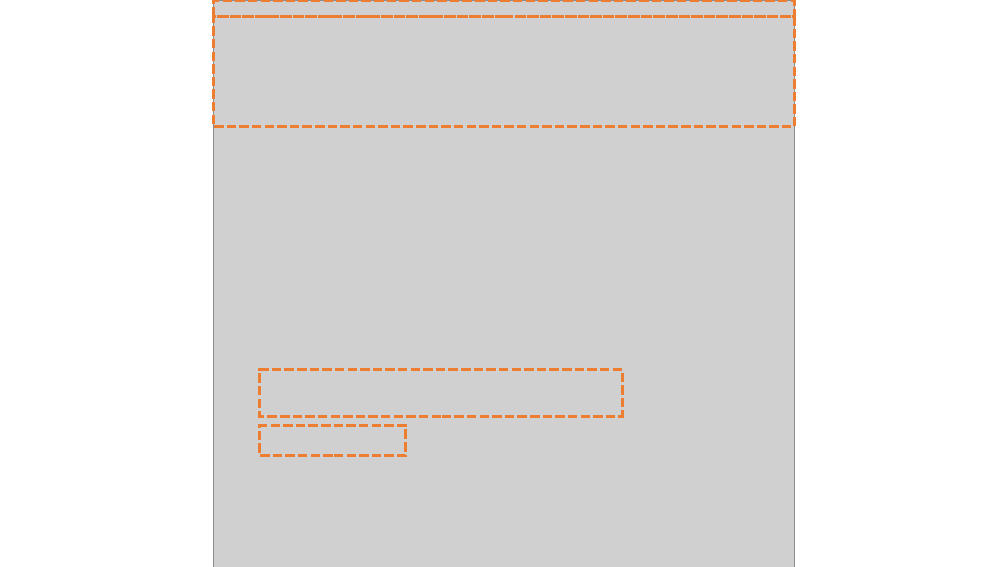
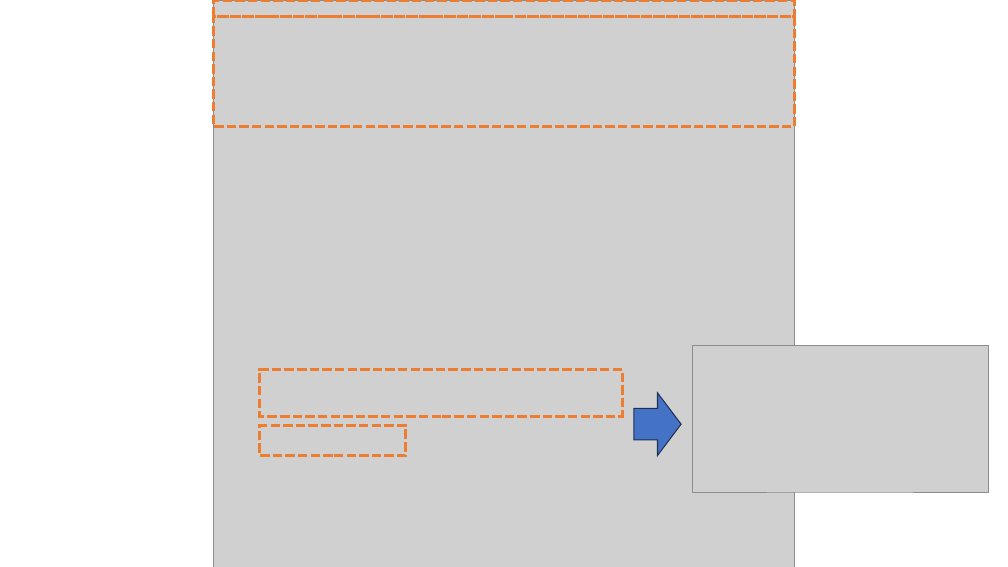
Before and after one commit to matthieudemari/SUTD_DL_50_039, a slide deck: slide 27 of W3/2. W3S2 final/W3S2.pptx. Drawn at 1008x567 pixels with LibreOffice and Linux fonts; fonts in the diff are those of the drawing; grey boxes stand for pictures. Boxes give left, top, right and bottom in pixels: in the first picture for what was removed or moved away, otherwise in the second. Text is boxed around its words. In the diff, an @@ line names an element or a change of style, - is before the commit and + after.

```diff
--- a/W3/2. W3S2 final/W3S2.pptx
+++ b/W3/2. W3S2 final/W3S2.pptx
@@ picture added at (693,346,989,492) @@
@@ right arrow added at (634,393,681,456), fill #4472C4, outline #1E3256 1 pt @@
```
Also in this commit, not shown: 1 other slide changed, 17 other files.
